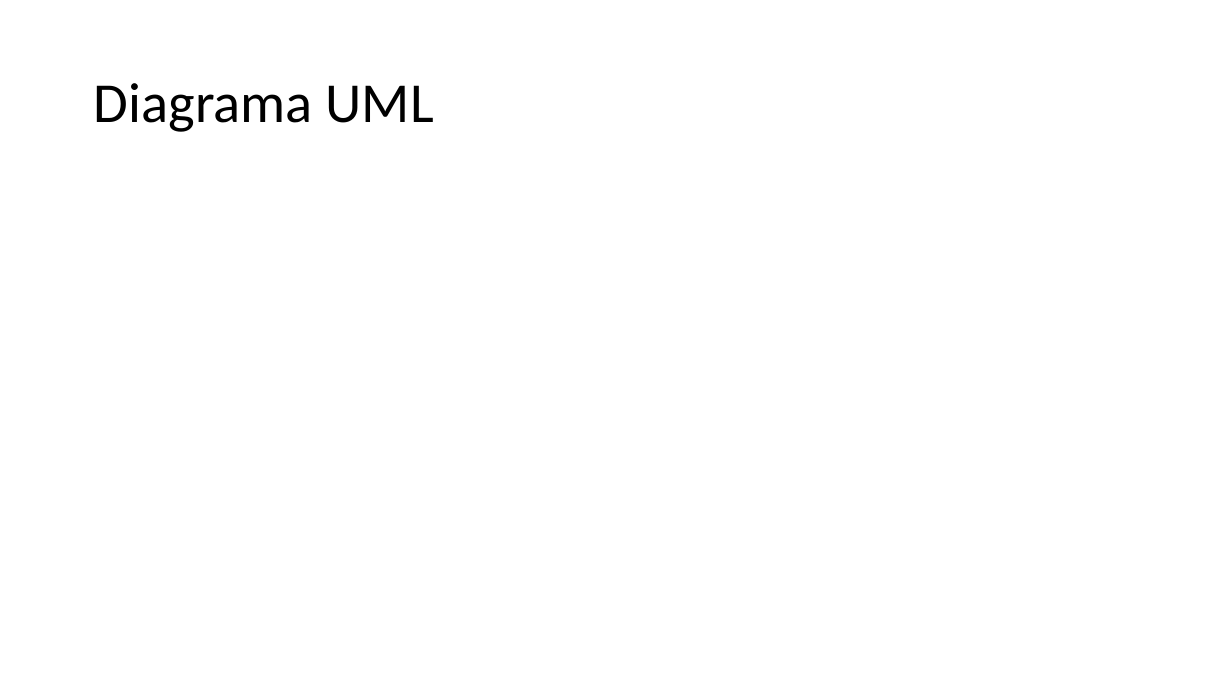
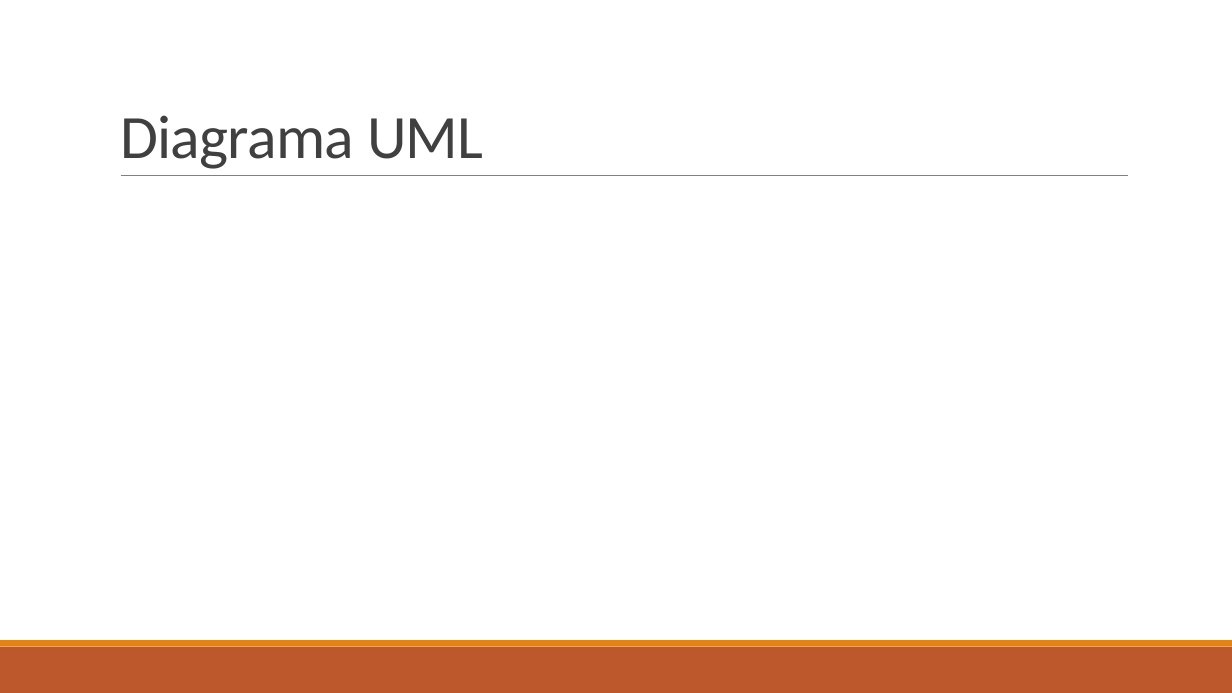
Before and after one commit to R-ronivaldo/LeitorDigital-Polimorfismo-, a slide deck: slide 3 of Requisitos Polimorfismo (1).pptx. Drawn at 1232x693 pixels with LibreOffice and Linux fonts; fonts in the diff are those of the drawing. Boxes give left, top, right and bottom in pixels: in the first picture for what was removed or moved away, otherwise in the second. Text is boxed around its words. In the diff, an @@ line names an element or a change of style, - is before the commit and + after.

```diff
--- a/Requisitos Polimorfismo (1).pptx
+++ b/Requisitos Polimorfismo (1).pptx
@@ title "Diagrama UML": place and size @@
-title "Diagrama UML" at bbox=[94, 83, 434, 132]
+title "Diagrama UML" at bbox=[120, 115, 484, 169]
@@ title "Diagrama UML" at bbox=[120, 115, 484, 169]: size 44 to 48 pt, text colour #000000 to #404040, letter spacing 0 to -0.5 pt; line spacing 0.9 to 0.85; vertical alignment middle to bottom @@
@@ line added from (121, 176) to (1128, 176), #808080 0.5 pt @@
@@ rectangle added at bbox=[0, 647, 1232, 693], fill #BD582C @@
@@ rectangle added at bbox=[0, 640, 1232, 647], fill #E48312 @@
```
Also in this commit, not shown: 5 other slides changed, 10 slides added, 10 slides removed, 21 other files.
